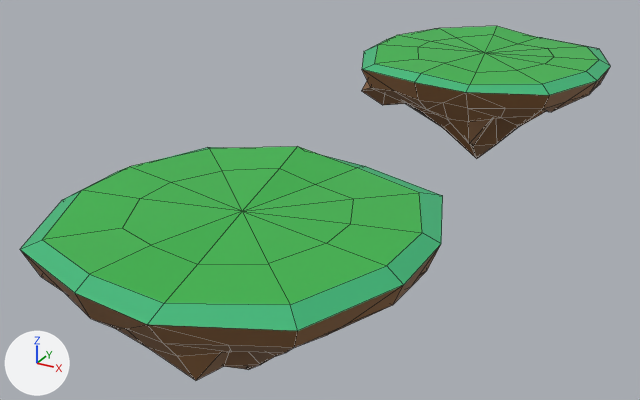
What one commit did to the FBX model Assets/3d_Imports/City/floating_island.fbx.
Before and after are seen from a 50 mm lens placed at (1137.0, -2561.0, 904.0), pointed at (-195.0, -139.0, -307.0). The lights are fixed; the arrows at lower left show +X, +Y and +Z. Mesh edges are drawn as thin lines. Objects named as collision shapes, trigger or cutter boxes, shadow casters or lower levels of detail are left out. Where no turn or scale is listed for an object, it has been applied to the vertices.

The first picture shows 'floating_island_LOD0'.
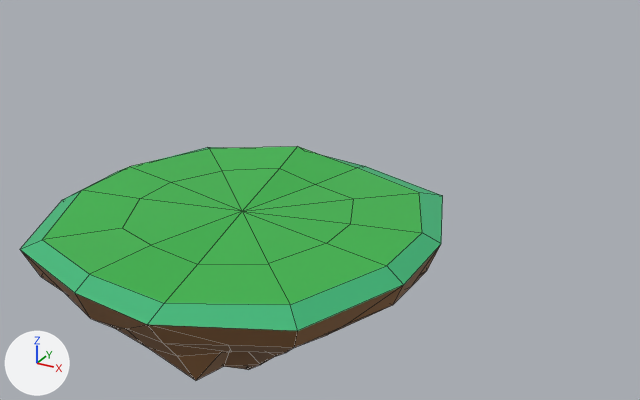
The newer file is also turned or shifted as a whole; pictures and numbers use the older file's frame.

Where the change shows, as pixel boxes (x1, y1, x2, y2) in the pictures (640 x 400 px):
'floating_island_LOD0', reshaped (28% narrower, 34% shorter): before (20, 26, 610, 380); after (20, 146, 443, 380)
part 1 of me_cube_013, deleted: before (362, 26, 610, 159)

What changed in the scene script:
```text
Change me_cube_013:
    where me_cube_013.from_pydata(...)  # 244 vertices, 372 faces; spans x -499.0..487.0, y -1401.0..1404.0, z -474.0..8.0
    used by ob_floating_island_lod0; location = (0.0, 0.0, 0.0)
    me_cube_013 part 1: the loose piece of 122 vertices spanning x -499.0..487.0, y 404.0..1404.0, z -474.0..8.0 is deleted
```
